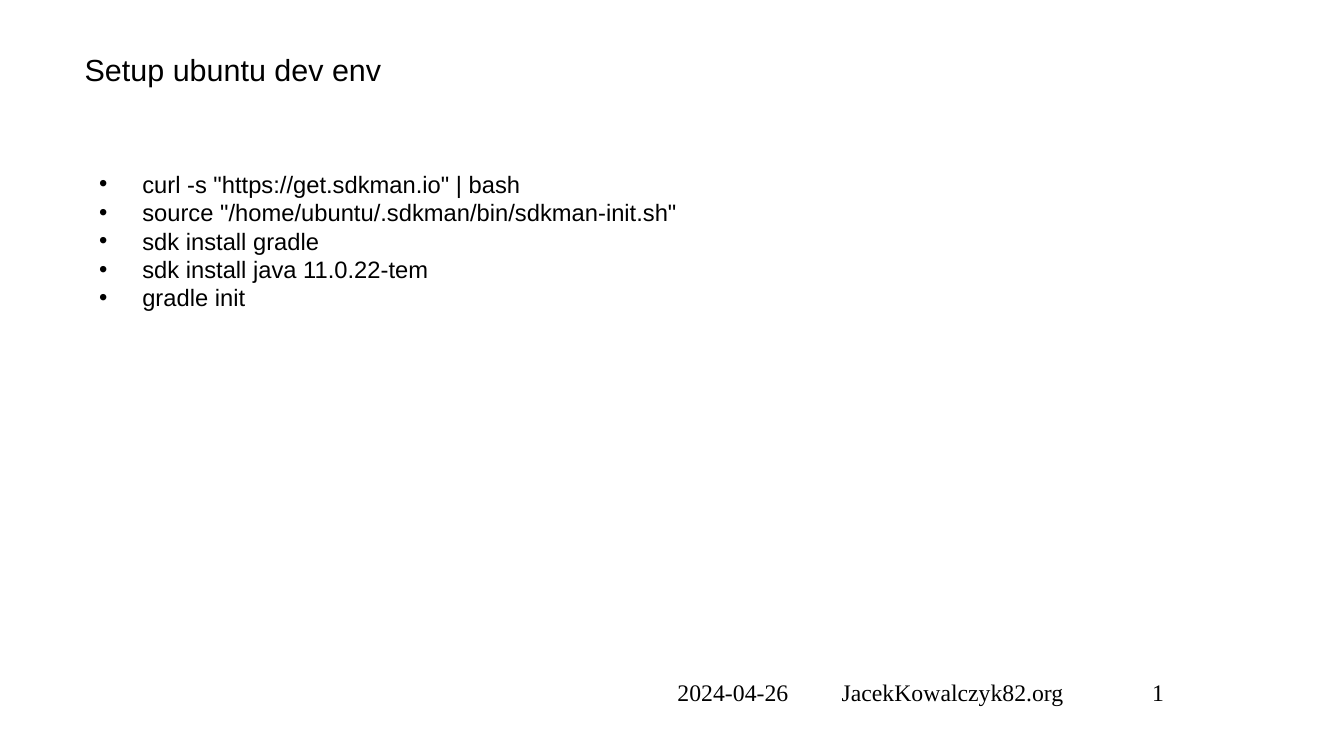
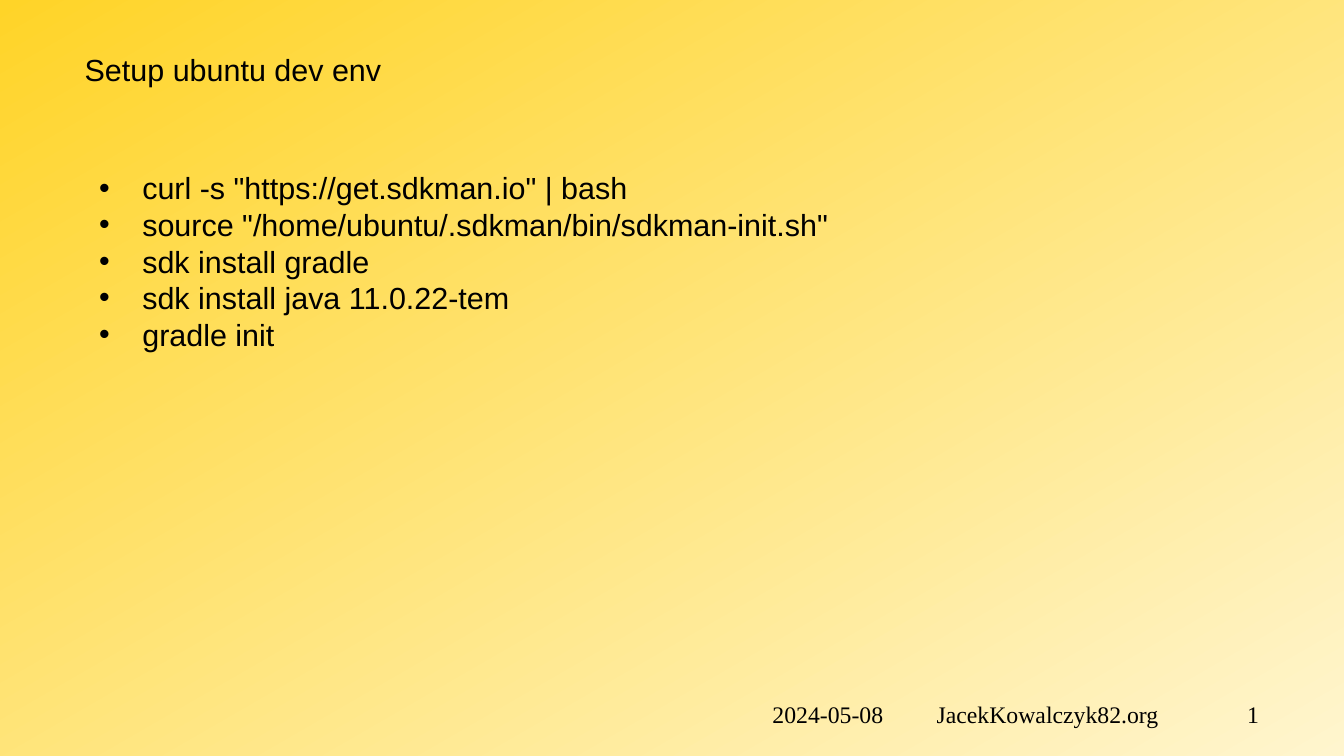
Before and after one commit to jacekkowalczyk82/code-2-present, a slide deck: slide 2 of HowTo-presentation.pptx. Drawn at 1344x756 pixels with LibreOffice and Linux fonts; fonts in the diff are those of the drawing; background and template pictures are left out. Boxes give left, top, right and bottom in pixels: in the first picture for what was removed or moved away, otherwise in the second. Text is boxed around its words. In the diff, an @@ line names an element or a change of style, - is before the commit and + after.

```diff
--- a/HowTo-presentation.pptx
+++ b/HowTo-presentation.pptx
@@ background picture (left out) to gradient #FFD428 to #FFF5CE @@
@@ text "curl -s "https://get.sdkman.io" | bash" at [142, 177, 828, 352]: size 14 to 18 pt @@
@@ text at [772, 706, 1259, 728]: text changed @@
-2024-04-26 JacekKowalczyk82.org 1
+2024-05-08 JacekKowalczyk82.org 1
```
Also in this commit, not shown: 7 other slides changed, 3 slides added, 2 slides removed, 15 other files.
